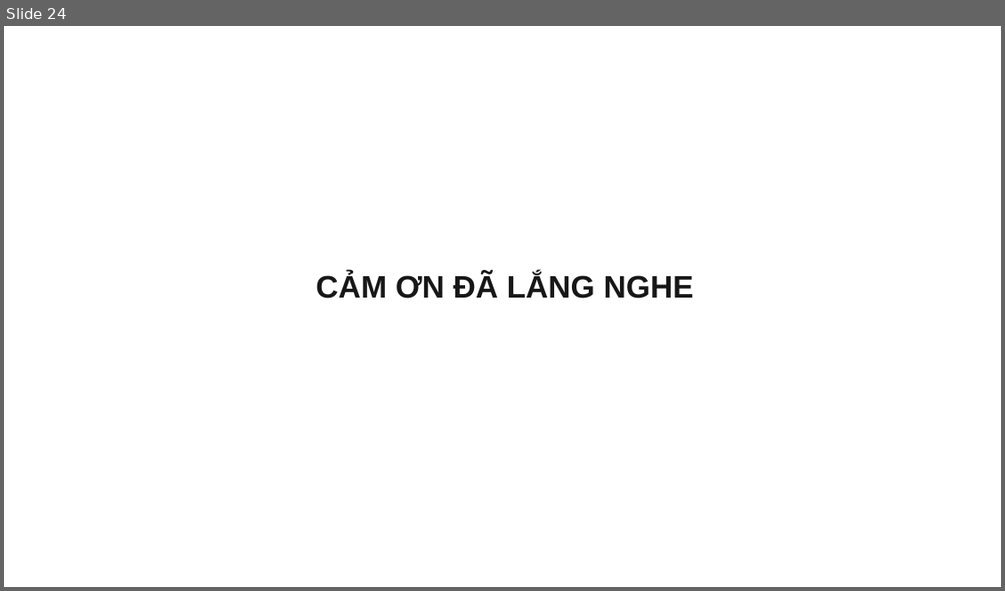
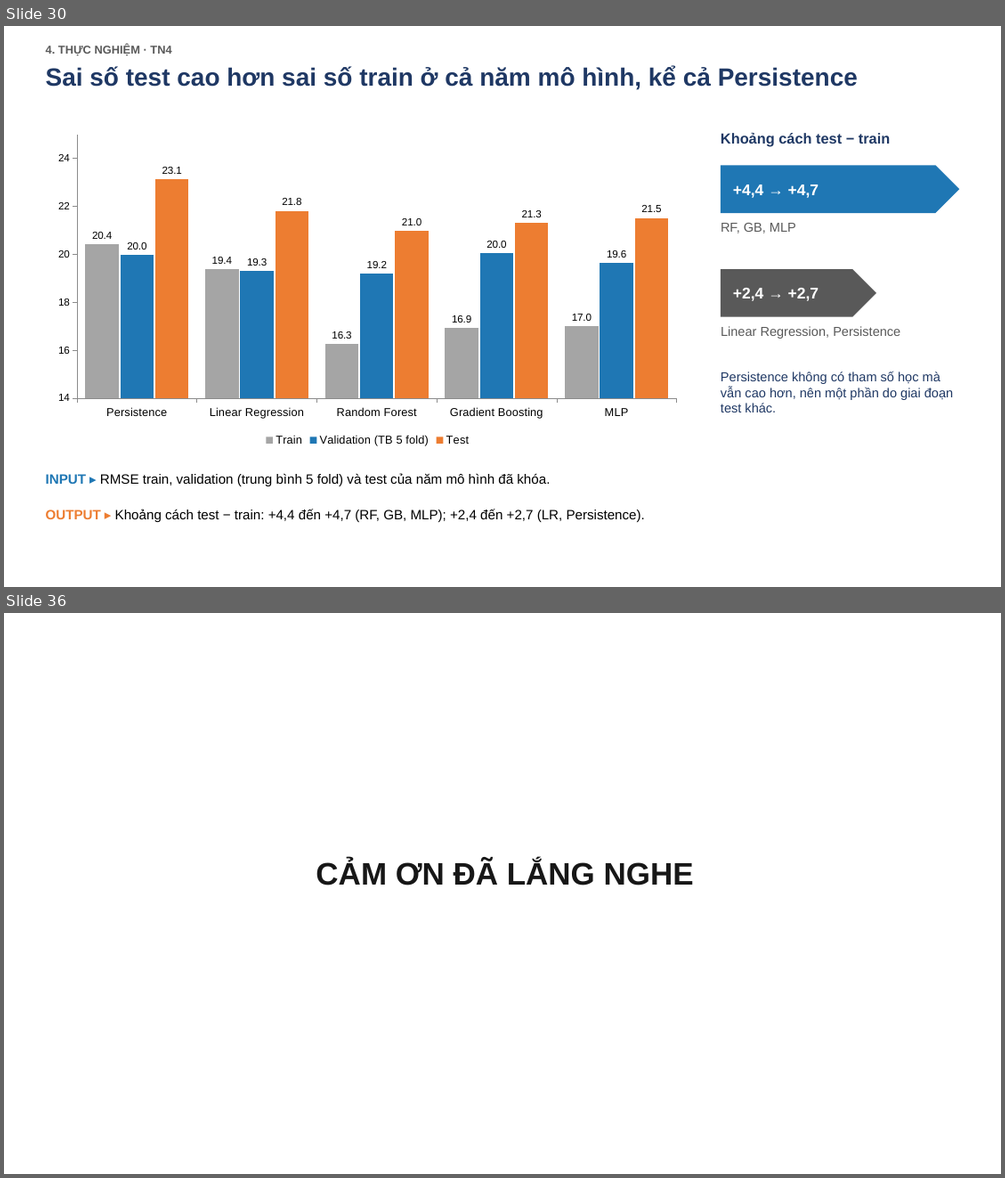
Before and after one commit to bjruly/sgu_finalproject_machinelearning_2026-2027, a slide deck: docs/Nhom10_Slide.pptx. Shown one above the other, each under a label of ours: slide 24 before the commit, slides 30 and 36 after it; the slides between them are not shown. The pictures are 1005x591 and 1005x1178 pixels, drawn with LibreOffice and Linux fonts; fonts in the diff are those of the drawing. Boxes give left, top, right and bottom in pixels: in the first picture for what was removed or moved away, otherwise in the second. Text is boxed around its words. In the diff, an @@ line names an element or a change of style, - is before the commit and + after.

```diff
--- a/docs/Nhom10_Slide.pptx
+++ b/docs/Nhom10_Slide.pptx
@@ slide 30 added at (x1=4, y1=26, x2=1001, y2=587), background #FFFFFF @@
@@ text added at (x1=46, y1=45, x2=171, y2=56), 11 pt, text #595959, bold @@
+4. THỰC NGHIỆM · TN4
@@ text added at (x1=46, y1=66, x2=858, y2=90), 24 pt, text #1F3864, bold @@
+Sai số test cao hơn sai số train ở cả năm mô hình, kể cả Persistence
@@ column chart added at (x1=46, y1=127, x2=689, y2=450) @@
+categories: Persistence, Linear Regression, Random Forest, Gradient Boosting, MLP
+Train: 20.4, 19.4, 16.2, 16.9, 17
+Validation (TB 5 fold): 20, 19.3, 19.2, 20, 19.6
+Test: 23.1, 21.8, 21, 21.3, 21.5
@@ text added at (x1=720, y1=132, x2=890, y2=147), 14 pt, text #1F3864, bold @@
+Khoảng cách test − train
@@ pentagon arrow added at (x1=720, y1=165, x2=959, y2=213), fill #1F77B4, 15 pt, text #FFFFFF, bold @@
++4,4 → +4,7
@@ text added at (x1=720, y1=223, x2=796, y2=233), 12.5 pt, text #595959 @@
+RF, GB, MLP
@@ pentagon arrow added at (x1=720, y1=269, x2=876, y2=317), fill #595959, 15 pt, text #FFFFFF, bold @@
++2,4 → +2,7
@@ text added at (x1=720, y1=326, x2=900, y2=338), 12.5 pt, text #595959 @@
+Linear Regression, Persistence
@@ text added at (x1=720, y1=370, x2=953, y2=412), 12.5 pt, text #1F3864 @@
+Persistence không có tham số học mà vẫn cao hơn, nên một phần do giai đoạn test khác.
@@ text added at (x1=46, y1=473, x2=550, y2=486), 13 pt, text #000000 @@
+INPUT ▸ RMSE train, validation (trung bình 5 fold) và test của năm mô hình đã khóa.
@@ text added at (x1=46, y1=508, x2=645, y2=522), 13 pt, text #000000 @@
+OUTPUT ▸ Khoảng cách test − train: +4,4 đến +4,7 (RF, GB, MLP); +2,4 đến +2,7 (LR, Persistence).
@@ what was slide 24 is now slide 36 @@
```
Also in this commit, not shown: 5 slides changed, 29 other slides added, 18 slides removed, 5 other files.
